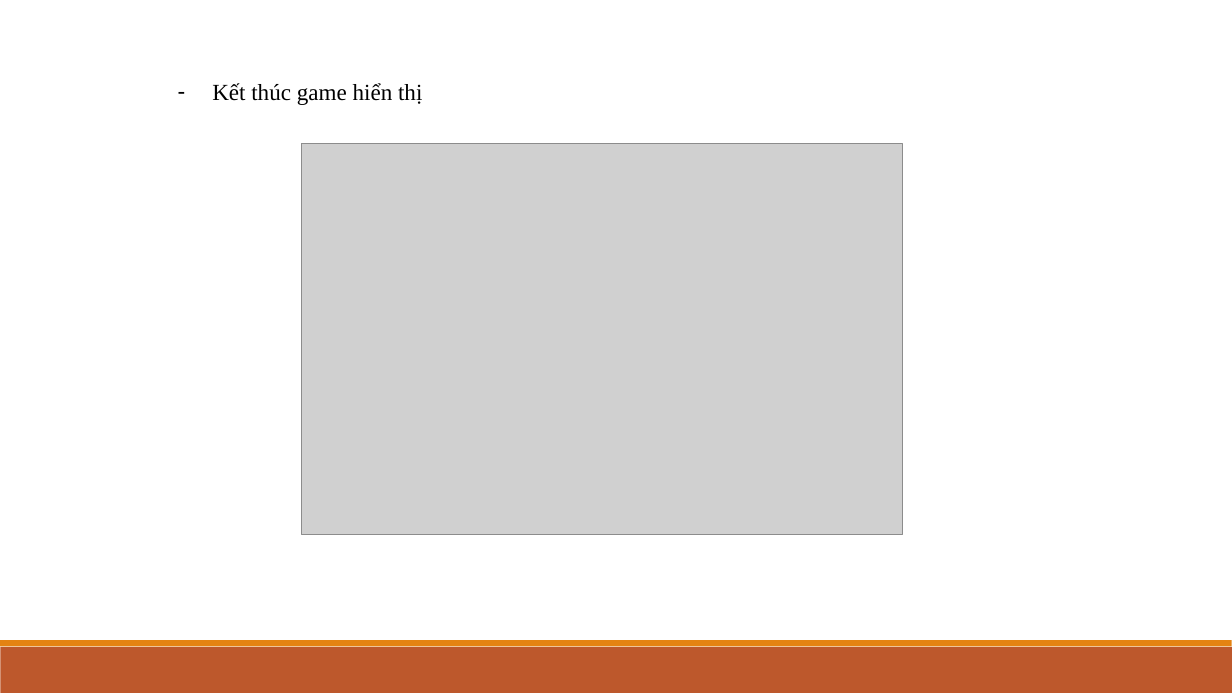
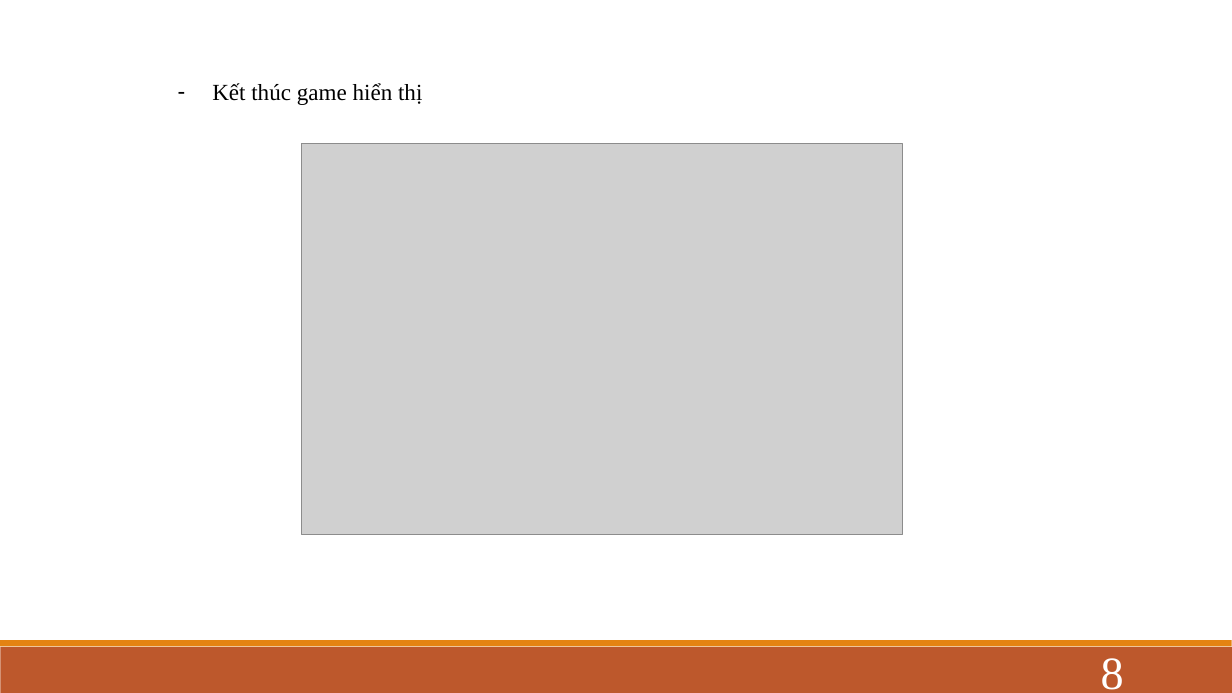
Before and after one commit to BaiCuoiKy/GameConRan, a slide deck: slide 8 of báo-cáo-game.pptx. Drawn at 1232x693 pixels with LibreOffice and Linux fonts; fonts in the diff are those of the drawing; grey boxes stand for pictures. Boxes give left, top, right and bottom in pixels: in the first picture for what was removed or moved away, otherwise in the second. Text is boxed around its words. In the diff, an @@ line names an element or a change of style, - is before the commit and + after.

```diff
--- a/báo-cáo-game.pptx
+++ b/báo-cáo-game.pptx
@@ page number added at (1101, 658, 1124, 690), 36 pt, text #FFFFFF @@
+8
```
Also in this commit, not shown: 9 other slides changed, 1 slide added.
